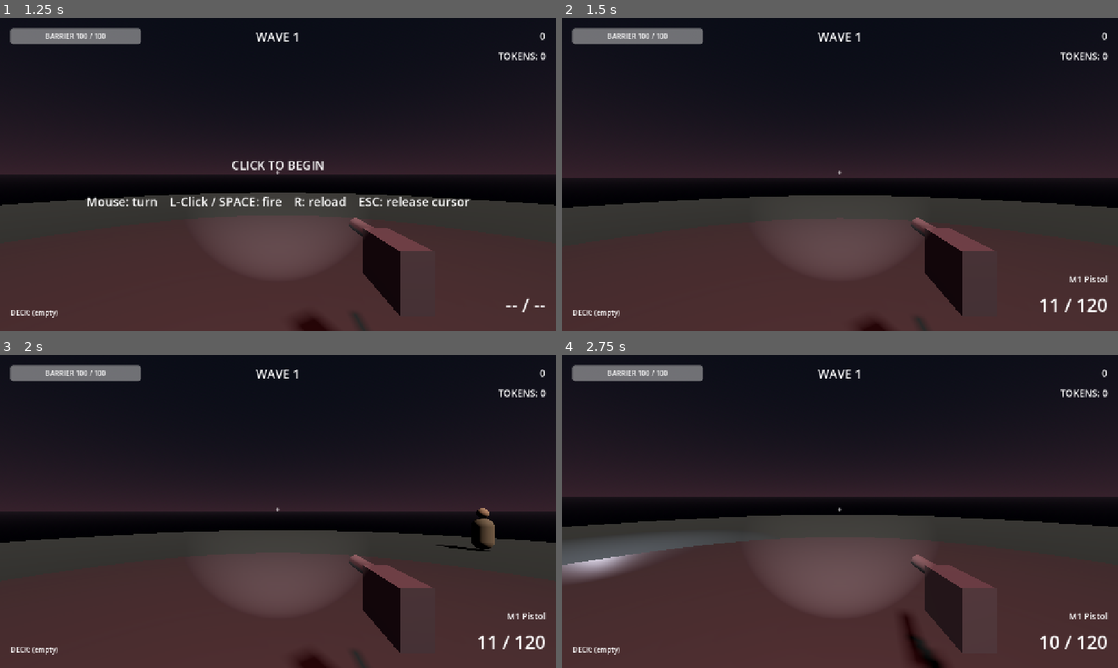
Above: before the commit, frames 1-4 (two rows, left to right).
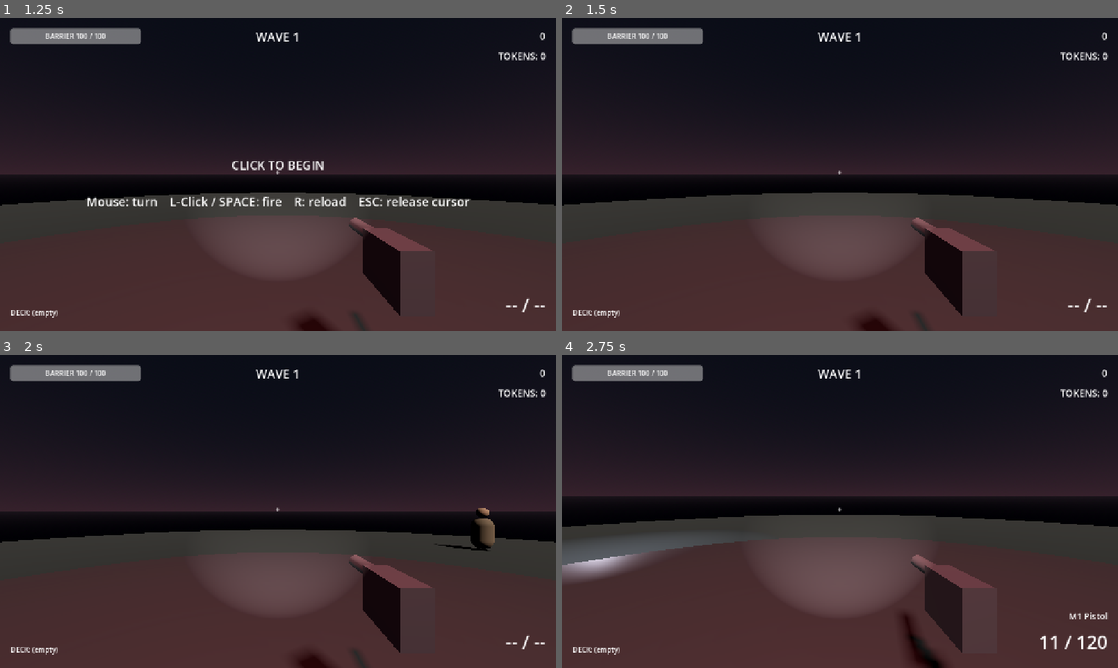
Above: after the commit, the same moments.

Repository: Josh-Buck/site-echo-7
Game: Godot game, scene res://scenes/ui/TitleScreen.tscn
The game is run twice, just before and just after one commit, with the same random seed, the same clock (stepped at 60 frames per second) and the same inputs.
Inputs (mouse positions are in pixels of both pictures, inside the frame that each line leads up to):
- Up to frame 1 (1.25 s): click "START RUN" at 0.5 s
- Up to frame 2 (1.5 s): tap Enter at 1.25 s; move the mouse to (962, 158) at 1.27 s; press the mouse at (962, 158) at 1.28 s
- Up to frame 3 (2 s): tap Space at 1.52 s
- Up to frame 4 (2.75 s): move the mouse to (812, 511) at 2.02 s; release the mouse at (812, 511) at 2.03 s; click (812, 511) at 2.1 s; tap Space at 2.27 s

Frame 1 is identical in both runs. In frame 2, 2.3% of the frame differs, in the area x 0-100%, y 50-96%; in frame 3, 0.5%; in frame 4, 0.3%.

Commit message:
Fix: weapon ignores fire input when cursor is loose (UI menus open)

Diff:
--- a/scenes/weapons/Weapon.gd
+++ b/scenes/weapons/Weapon.gd
@@ -7,6 +7,7 @@
 var _fire_cooldown: float = 0.0
 var _reloading: bool = false
 var _reload_timer: float = 0.0
+var _suppress_until_release: bool = true  # block fire until cursor captured + trigger released
 
 @onready var muzzle_light: Node = get_node_or_null("MuzzleLight")
 
@@ -41,7 +42,17 @@
 		return
 	if data == null:
 		return
-	# Polling-based fire so automatic weapons can hold-to-fire.
+	# Block all weapon input while the cursor is loose — that means a menu is open
+	# (card draft, shop, wave complete, etc.) or the player hasn't engaged yet.
+	if Input.mouse_mode != Input.MOUSE_MODE_CAPTURED:
+		_suppress_until_release = true
+		return
+	# After returning to gameplay, require the trigger to be released before firing.
+	# This eats the click that captures the pointer or closes a UI panel.
+	if _suppress_until_release:
+		if Input.is_action_pressed("shoot"):
+			return
+		_suppress_until_release = false
 	var wants_fire := false
 	if data.automatic:
 		wants_fire = Input.is_action_pressed("shoot")
